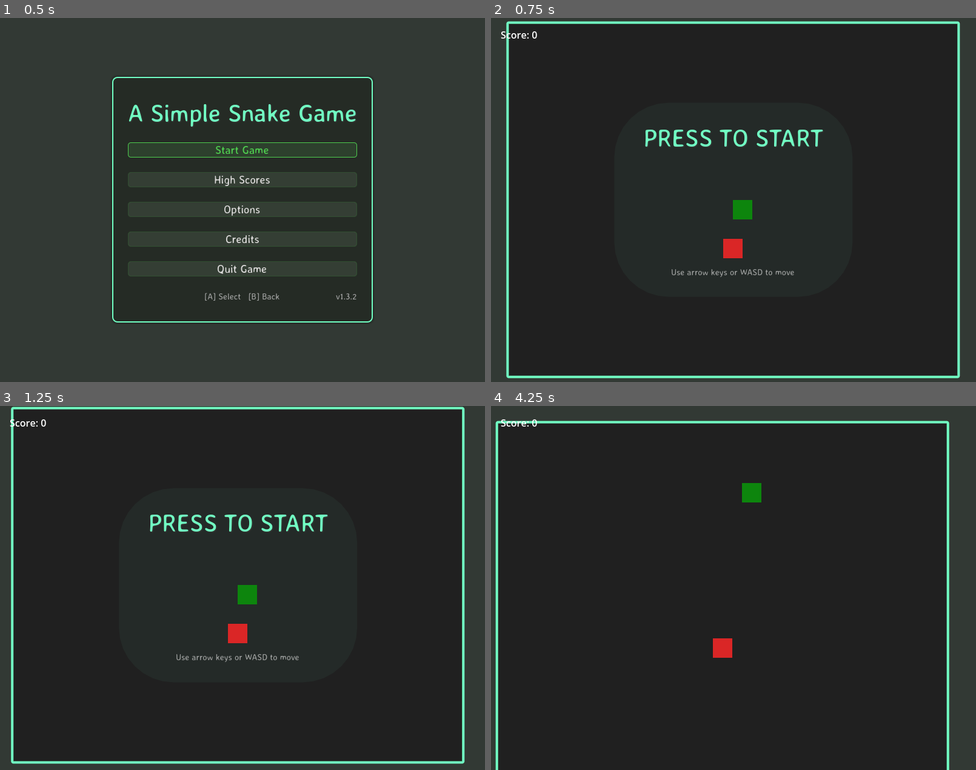
Above: before the commit, frames 1-4 (two rows, left to right).
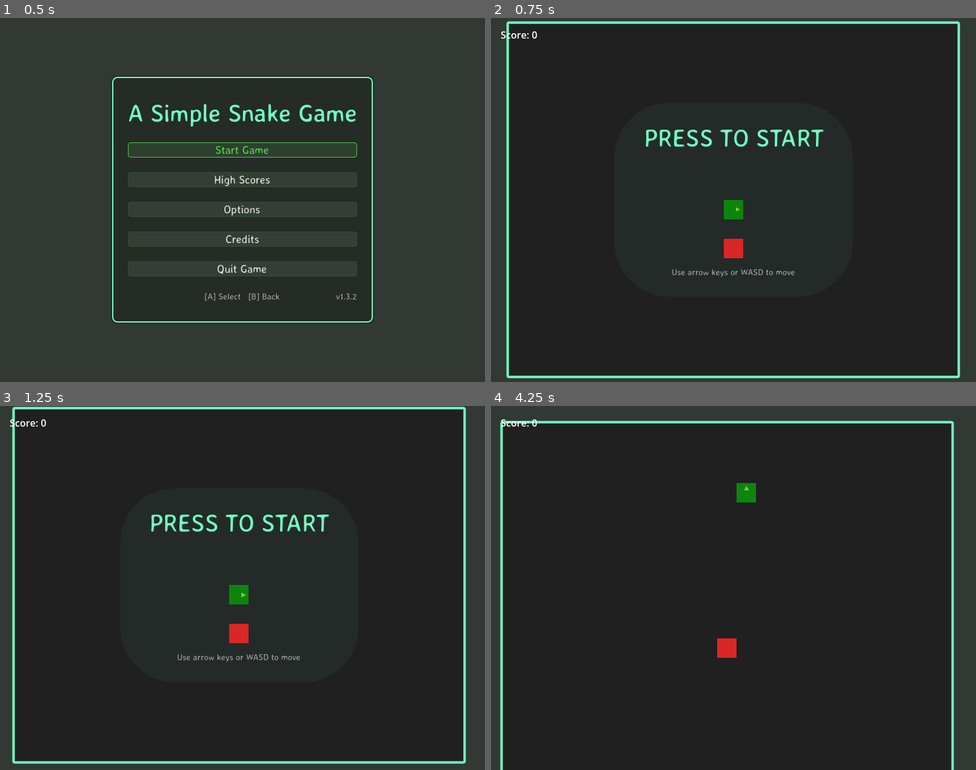
Above: after the commit, the same moments.

Repository: bluehexagons/snake2d
Game: Godot game, scene res://scenes/main/main.tscn
Same seed, same stepped clock (60 frames per second), same inputs: the game is played once before the commit and once after it.
Inputs (mouse positions are in pixels of both pictures, inside the frame that each line leads up to):
- Up to frame 1 (0.5 s): no input
- Up to frame 2 (0.75 s): click "Start Game" at 0.5 s
- Up to frame 3 (1.25 s): no input
- Up to frame 4 (4.25 s): tap Enter at 1.25 s; move the mouse to (840, 569) at 1.27 s; hold Right (right) 1.28-2.03 s; click (840, 569) at 1.42 s; move the mouse to (636, 606) at 2.02 s; hold Down (down) 2.03-2.78 s; click (636, 606) at 2.17 s; move the mouse to (782, 507) at 2.77 s; hold Right (right) 2.78-3.53 s; click (782, 507) at 2.92 s; move the mouse to (709, 660) at 3.52 s; hold Up (ui_up) from 3.53 s (still down); click (709, 660) at 3.67 s

Frame 1 is identical in both runs. In frame 2, 1.2% of the frame differs, in the area x 3-97%, y 1-99%; in frame 3, 2.5%; in frame 4, 3.3%, in the area x 0-96%, y 4-100%.

Commit message:
Fix grid alignment, food pickup, cursor visibility, and add direction indicator (w/llm)
- Fix snake spawn position using integer division so it lands on the food
  grid (was 16px off due to float(GRID_WIDTH)/2.0 = 11.5 * 32 = 368)
- Show mouse cursor on pause and game over states, not just main menu
- Add subtle triangle indicator on snake head showing queued next direction;
  hides on death (both wall and self-collision paths)

Co-Authored-By: Claude Sonnet 4.6 <noreply@anthropic.com>

Diff:
--- a/scenes/main/gameplay.gd
+++ b/scenes/main/gameplay.gd
@@ -52,7 +52,7 @@
 		snake.queue_free()
 	snake = Snake.instantiate()
 	game_world.add_child(snake)
-	snake.position = Vector2(float(ConfigData.GRID_WIDTH) / 2.0, float(ConfigData.GRID_HEIGHT) / 2.0) * ConfigData.GRID_SIZE
+	snake.position = Vector2(ConfigData.GRID_WIDTH / 2, ConfigData.GRID_HEIGHT / 2) * ConfigData.GRID_SIZE
 	snake.moved.connect(_on_snake_moved)
 	snake.grew.connect(_on_snake_grew)
 	snake.died.connect(_on_snake_died)
@@ -186,6 +186,7 @@
 	AudioManager.reset_pitch()
 
 	game_over_state = true
+	snake.hide_indicator()
 
 	var head := snake.get_node("Head")
 	if head:
--- a/scenes/main/main.gd
+++ b/scenes/main/main.gd
@@ -201,8 +201,12 @@
 				Input.mouse_mode = Input.MOUSE_MODE_VISIBLE
 		ui_state_manager.UIState.PAUSED:
 			ui_background.visible = true
+			if not is_mobile:
+				Input.mouse_mode = Input.MOUSE_MODE_VISIBLE
 		ui_state_manager.UIState.GAME_OVER:
 			in_game = false
+			if not is_mobile:
+				Input.mouse_mode = Input.MOUSE_MODE_VISIBLE
 		_:
 			if old_state == ui_state_manager.UIState.GAMEPLAY:
 				ui_background.visible = true
--- a/scenes/snake/snake.gd
+++ b/scenes/snake/snake.gd
@@ -13,10 +13,27 @@
 var using_touch := false
 var waiting_for_input := true
 
+var _direction_indicator: Polygon2D
+
 func _ready() -> void:
 	Input.emulate_touch_from_mouse = true
 	Input.emulate_mouse_from_touch = true
 	position = position.snapped(Vector2(ConfigData.GRID_SIZE, ConfigData.GRID_SIZE))
+
+	_direction_indicator = Polygon2D.new()
+	_direction_indicator.color = Color(0.85, 1.0, 0.4, 0.55)
+	add_child(_direction_indicator)
+	_update_direction_indicator()
+
+func _update_direction_indicator() -> void:
+	var half := ConfigData.GRID_SIZE / 2.0
+	var tip := Vector2(half, half) + next_direction * (half - 5)
+	var perp := Vector2(-next_direction.y, next_direction.x)
+	_direction_indicator.polygon = PackedVector2Array([
+		tip,
+		tip - next_direction * 7 + perp * 4,
+		tip - next_direction * 7 - perp * 4
+	])
 
 func _input(event: InputEvent) -> void:
 	if not can_move:
@@ -49,6 +66,7 @@
 
 	if touch_dir != Vector2.ZERO and (touch_dir != -direction or waiting_for_input):
 		next_direction = touch_dir
+		_update_direction_indicator()
 		if waiting_for_input:
 			waiting_for_input = false
 			first_move.emit()
@@ -66,6 +84,7 @@
 	var new_position := position + direction * ConfigData.GRID_SIZE
 
 	if new_position.x < 0 or new_position.x >= ConfigData.GRID_WIDTH * ConfigData.GRID_SIZE or new_position.y < 0 or new_position.y >= ConfigData.GRID_HEIGHT * ConfigData.GRID_SIZE:
+		_direction_indicator.hide()
 		died.emit()
 		return
 
@@ -75,3 +94,6 @@
 
 func grow() -> void:
 	grew.emit()
+
+func hide_indicator() -> void:
+	_direction_indicator.hide()
